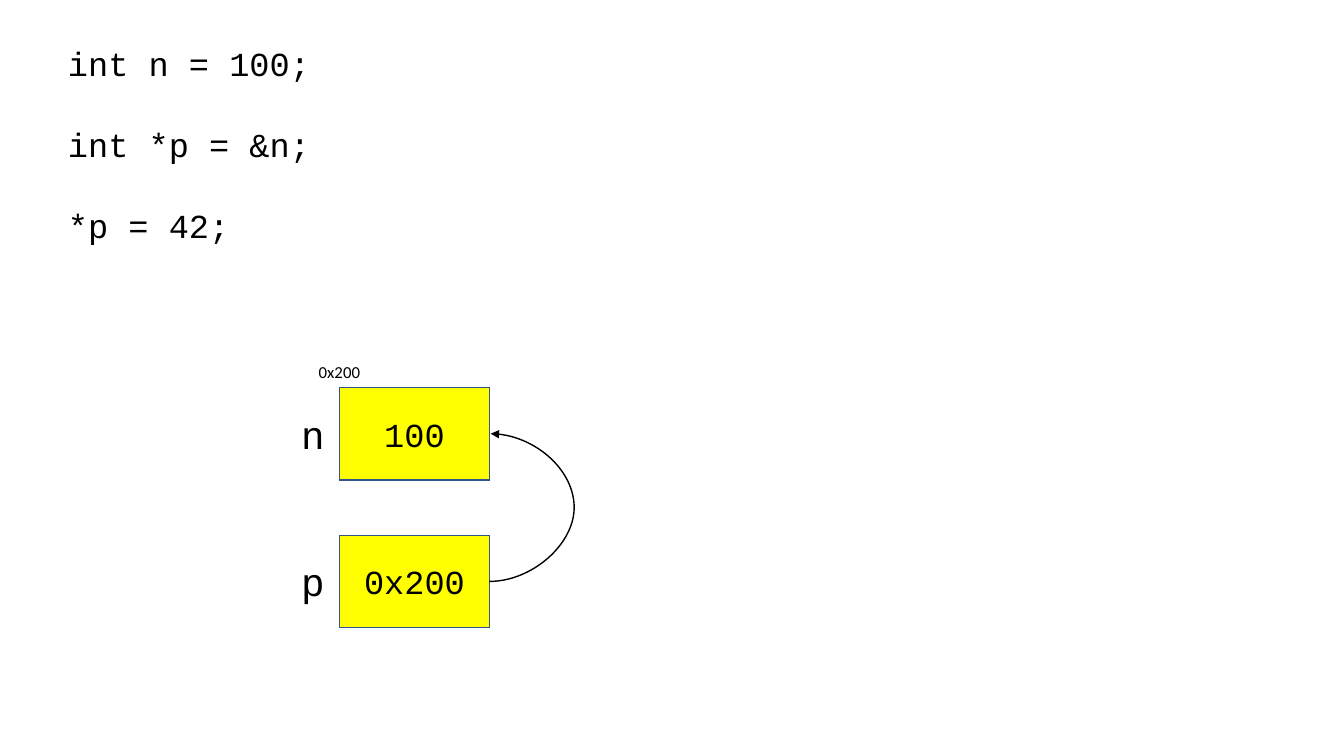
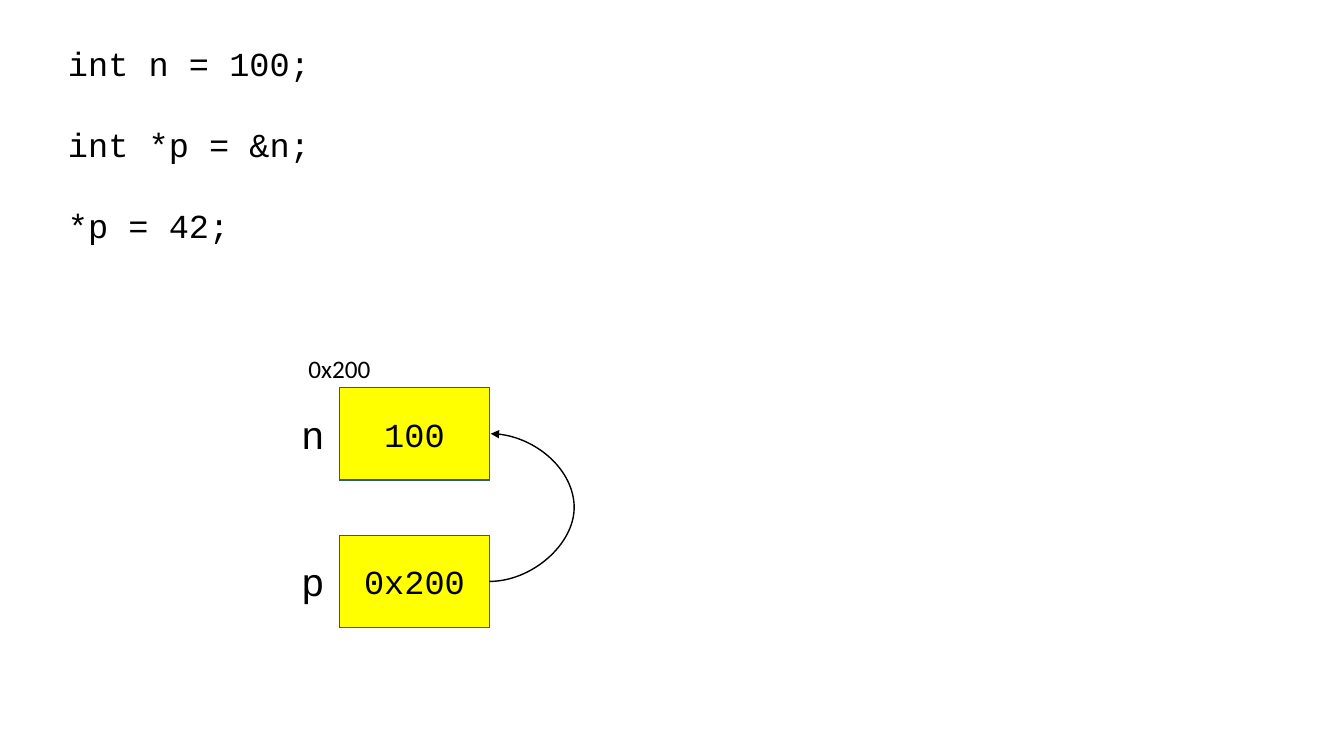
Before and after one commit to yoondev-classroom/cpp_221114, a slide deck: slide 1 of 221114.pptx. Drawn at 1344x756 pixels with LibreOffice and Linux fonts; fonts in the diff are those of the drawing. Boxes give left, top, right and bottom in pixels: in the first picture for what was removed or moved away, otherwise in the second. Text is boxed around its words. In the diff, an @@ line names an element or a change of style, - is before the commit and + after.

```diff
--- a/221114.pptx
+++ b/221114.pptx
@@ text "0x200": place and size @@
-text "0x200" at <box>319,367,360,378</box>
+text "0x200" at <box>308,361,370,378</box>
@@ text "0x200" at <box>308,361,370,378</box>: size 12 to 18 pt @@
```
Also in this commit, not shown: 1 other slide changed, 1 other file.
